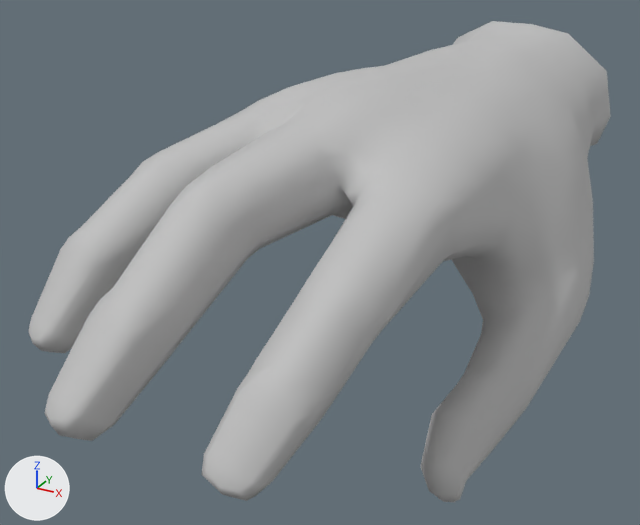
A saved change to the FBX model Assets/Models/Oculus Hands/Models/r_hand_skeletal_lowres.fbx.
Rendered twice from a 50 mm lens placed at (0.0645, -0.2113, 0.1164), pointed at (-0.0429, -0.0161, 0.0188). The lights are fixed; the arrows at lower left show +X, +Y and +Z. The first picture is the older version. Where no turn or scale is listed for an object, it has been applied to the vertices.

Script lines for the objects in view, before the commit:
```python
mat_unnamed1 = principled_material('unnamed1')
mat_unnamed1.base_color = (0.524, 0.524, 0.524)  # light grey #bfbfbf
mat_unnamed1.roughness = 0.649
me_mesh = bpy.data.meshes.new('Mesh')
me_mesh.from_pydata(...)  # 841 vertices, 1678 faces; spans x -0.099..0.023, y -0.109..0.087, z -0.027..0.073
me_mesh.materials.append(mat_unnamed1)  # light grey #bfbfbf
ob_hands_rhand = bpy.data.objects.new('hands:Rhand', me_mesh)
ob_hands_rhand.location = (0.0, 0.0, 0.0)
```
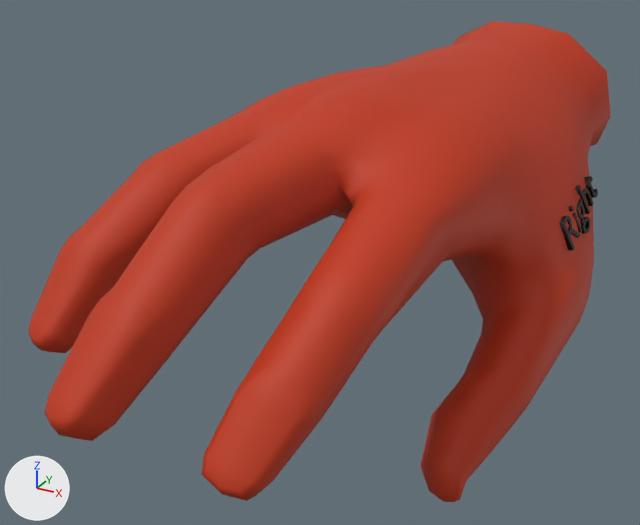
Pixel boxes (x1, y1, x2, y2) of what changed, in the pictures (640 x 525 px):
'hands:Rhand', recoloured (darker)
    both: (29, 21, 611, 502)
'Text', added (black)
    after: (559, 176, 598, 251)

What changed in the scene script:
```text
Change mat_unnamed1:
    mat_unnamed1.base_color: (0.524, 0.524, 0.524) -> (0.524, 0.0346, 0.00361)  # light grey #bfbfbf -> orange #bf340c
Add mat_material_001:
    mat_material_001 = principled_material('Material.001')
    mat_material_001.base_color = (0.000979, 0.0, 0.000611)  # black #030002
Add me_text:
    me_text.from_pydata(...)  # 1034 vertices, 1539 faces; spans x -0.0038..0.0015, y -0.0018..0.0254, z 0.0001..0.0144
    me_text.materials.append(mat_material_001)  # black #030002
Add ob_text:
    ob_text = bpy.data.objects.new('Text', me_text)
    ob_text.location = (0.019, 0.0061, 0.026)
```
